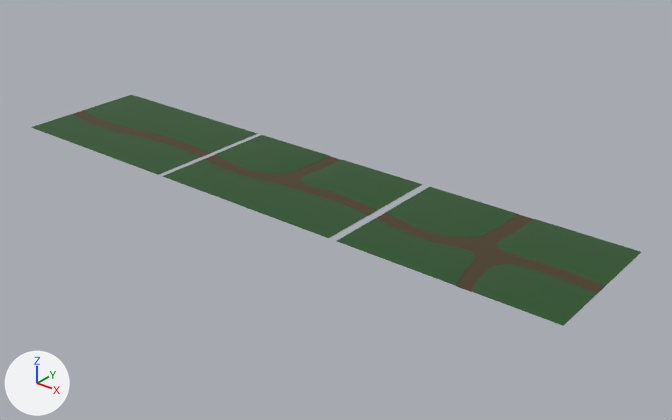
A saved change to the FBX model Examen Project/Assets/3D art/Environment/FBX/BosTiles.fbx.
Camera for both pictures: a 50 mm camera at (39.3, -43.4, 26.3) aimed at (3.0, 1.9, -1.8). Every picture has the same lights, and +X, +Y and +Z are marked at lower left. Where no turn or scale is listed for an object, it has been applied to the vertices.

The older version as bpy lines, for what is in view:
```python
mat_grass = principled_material('Grass')
mat_grass.base_color = (0.0172, 0.0783, 0.0168)  # dark green #244f23
mat_path = principled_material('Path')
mat_path.base_color = (0.0604, 0.0384, 0.0105)  # brown #46371a
me_plane = bpy.data.meshes.new('Plane')
me_plane.from_pydata(...)  # 132 vertices, 110 faces; spans x -7.49..7.49, y -5.11..5.11, z -0.02..0.17
# faces by material slot: [80, 30]
me_plane.materials.append(mat_grass)  # dark green #244f23
me_plane.materials.append(mat_path)  # brown #46371a
me_plane_002 = bpy.data.meshes.new('Plane.002')
me_plane_002.from_pydata(...)  # 163 vertices, 139 faces; spans x -7.49..7.49, y -5.11..5.11, z -0.03..0.19
# faces by material slot: [82, 57]
me_plane_002.materials.append(mat_grass)  # dark green #244f23
me_plane_002.materials.append(mat_path)  # brown #46371a
me_plane_005 = bpy.data.meshes.new('Plane.005')
me_plane_005.from_pydata(...)  # 188 vertices, 161 faces; spans x -7.49..7.49, y -5.11..5.11, z -0.03..0.14
# faces by material slot: [86, 75]
me_plane_005.materials.append(mat_grass)  # dark green #244f23
me_plane_005.materials.append(mat_path)  # brown #46371a
ob_1way = bpy.data.objects.new('1way', me_plane)
ob_1way.location = (-15.37, 0.71, 0.02)
ob_2way = bpy.data.objects.new('2way', me_plane_002)
ob_2way.location = (0.0, 0.71, 0.02)
ob_3way = bpy.data.objects.new('3way', me_plane_005)
ob_3way.location = (15.54, 0.71, 0.02)
```
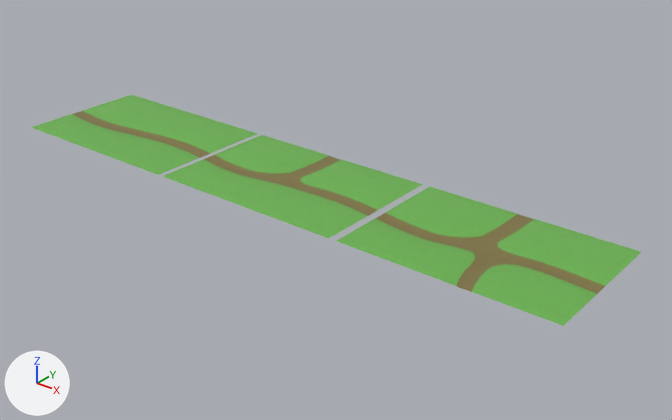
What changed in the scene script:
```text
Add img_pathtile_png:
    img_pathtile_png = load_image('PathTile.png', '../Textures/PathTile.png', 40, 40, 'sRGB')
Add img_grasstile_png:
    img_grasstile_png = load_image('GrassTile.png', '../Textures/GrassTile.png', 40, 40, 'sRGB')
Change mat_grass:
    remove mat_grass.base_color = (0.0172, 0.0783, 0.0168)  # dark green #234f23
    add mat_grass.texture = img_grasstile_png
Change mat_path:
    remove mat_path.base_color = (0.0604, 0.0384, 0.0105)  # brown #46371a
    add mat_path.texture = img_pathtile_png
```

Pixel boxes [x1, y1, x2, y2] of what changed, in the pictures (672 x 420 px):
'3way', surface changed
    both: [337, 187, 641, 326]
'2way', surface changed
    both: [163, 135, 423, 238]
'1way', surface changed
    both: [31, 95, 258, 175]
